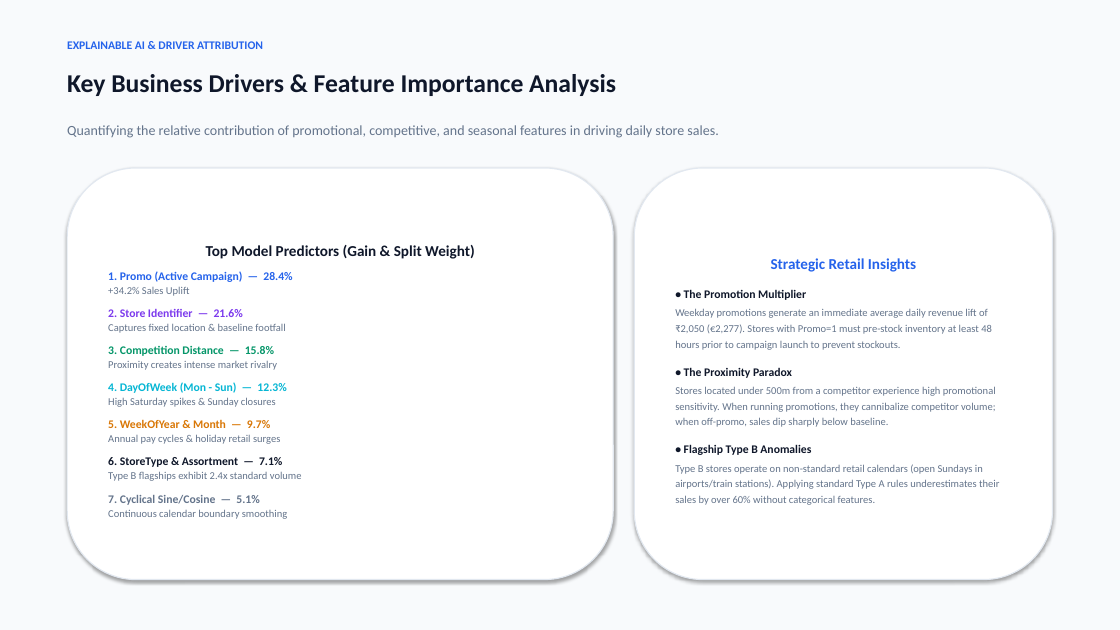
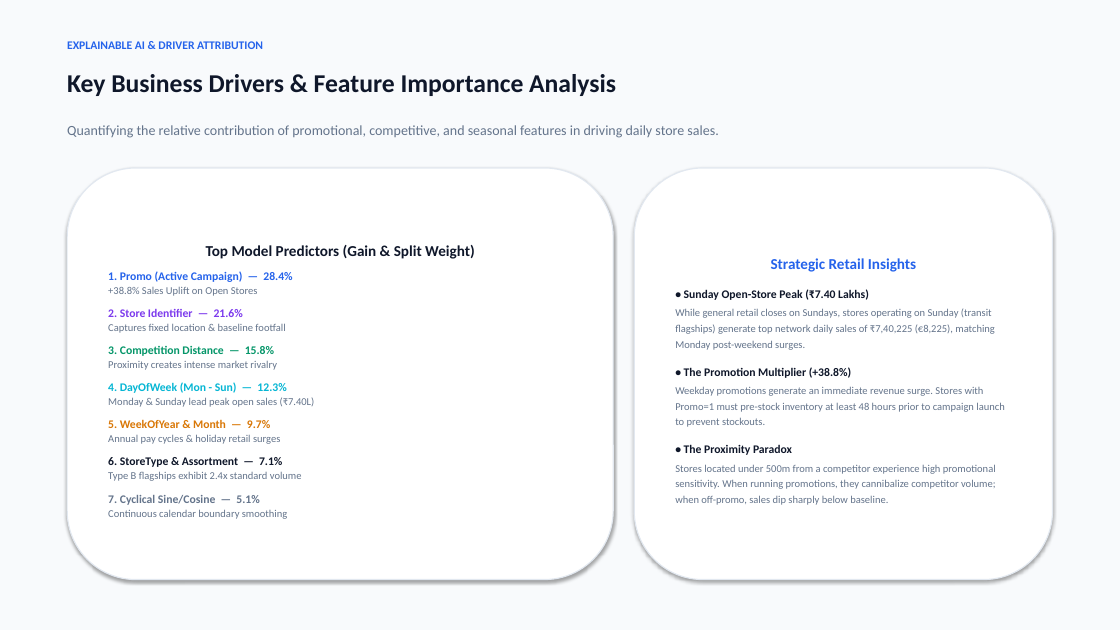
Before and after one commit to dhruvilaankoliya/ml-project, a slide deck: slide 9 of Rossmann_Sales_Forecasting_Presentation.pptx. Drawn at 1120x630 pixels with LibreOffice and Linux fonts; fonts in the diff are those of the drawing. Boxes give left, top, right and bottom in pixels: in the first picture for what was removed or moved away, otherwise in the second. Text is boxed around its words. In the diff, an @@ line names an element or a change of style, - is before the commit and + after.

Commit message:
Fix Sunday open sales calculation, remove faint white-on-white bars, and add high-contrast labels

```diff
--- a/Rossmann_Sales_Forecasting_Presentation.pptx
+++ b/Rossmann_Sales_Forecasting_Presentation.pptx
@@ text in rounded rectangle at (108,287,258,296): text changed @@
-+34.2% Sales Uplift
++38.8% Sales Uplift on Open Stores
@@ text in rounded rectangle at (675,289,1004,427): text changed @@
-• The Promotion Multiplier
-Weekday promotions generate an immediate average daily revenue lift of ₹2,050 (€2,277). Stores with Promo=1 must pre-stock inventory at least 48 hours prior to campaign launch to prevent stockouts.
+• Sunday Open-Store Peak (₹7.40 Lakhs)
+While general retail closes on Sundays, stores operating on Sunday (transit flagships) generate top network daily sales of ₹7,40,225 (€8,225), matching Monday post-weekend surges.
+• The Promotion Multiplier (+38.8%)
+Weekday promotions generate an immediate revenue surge. Stores with Promo=1 must pre-stock inventory at least 48 hours prior to campaign launch to prevent stockouts.
@@ text in rounded rectangle at (108,397,315,407): text changed @@
-High Saturday spikes & Sunday closures
+Monday & Sunday lead peak open sales (₹7.40L)
@@ text in rounded rectangle at (675,444,999,505): paragraphs removed @@
-• Flagship Type B Anomalies
-Type B stores operate on non-standard retail calendars (open Sundays in airports/train stations). Applying standard Type A rules underestimates their sales by over 60% without categorical features.
```
Also in this commit, not shown: 7 other files.
